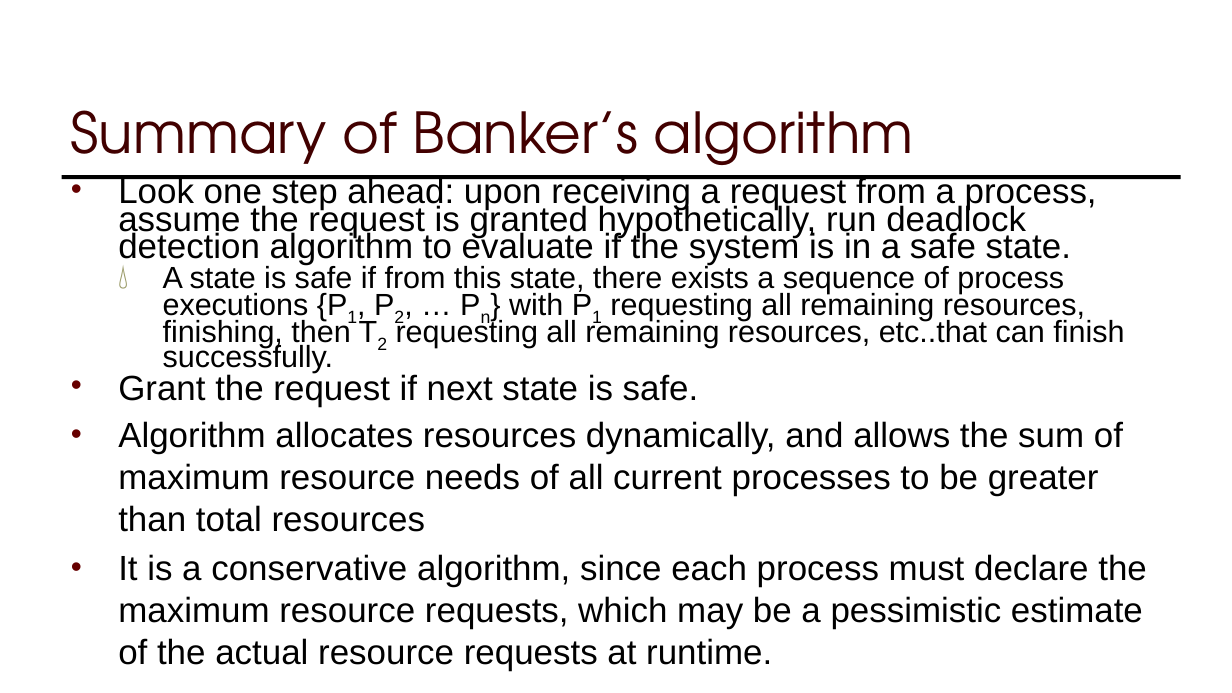
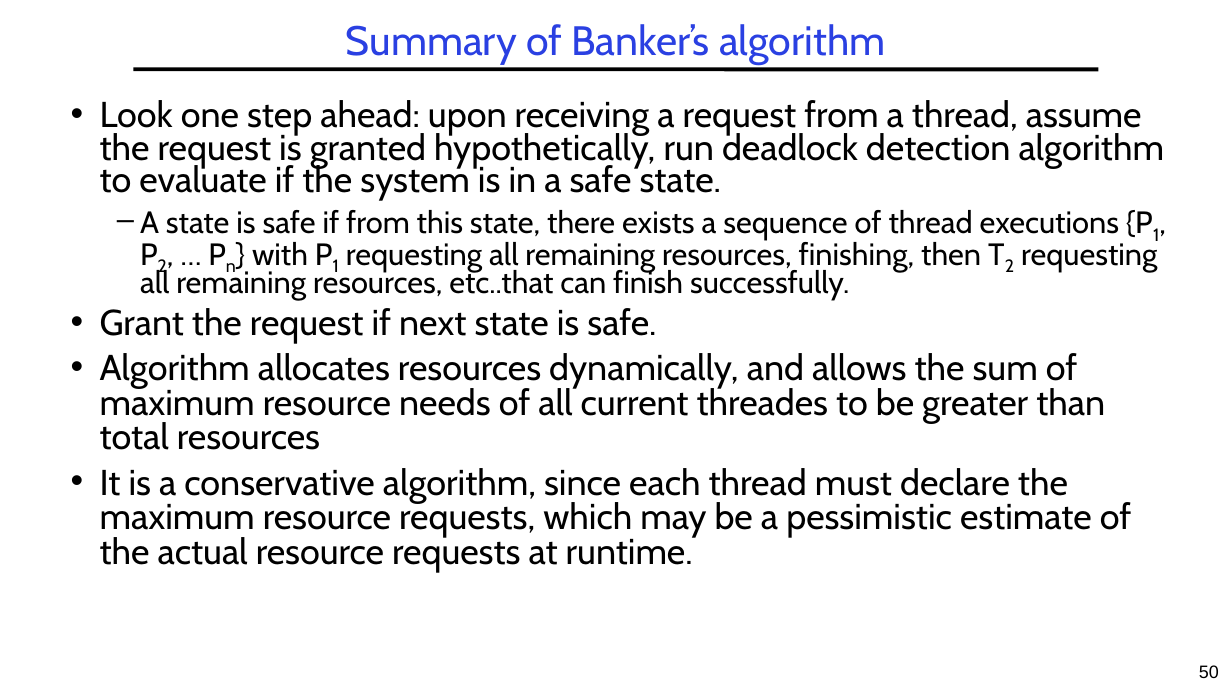
Before and after one commit to guhofstra/CSC256Fa25, a slide deck: slide 50 of PPTs/LXX Deadlocks.pptx (slide 60 before the commit). Drawn at 1232x693 pixels with LibreOffice and Linux fonts; fonts in the diff are those of the drawing. Boxes give left, top, right and bottom in pixels: in the first picture for what was removed or moved away, otherwise in the second. Text is boxed around its words. In the diff, an @@ line names an element or a change of style, - is before the commit and + after.

```diff
--- a/PPTs/LXX Deadlocks.pptx
+++ b/PPTs/LXX Deadlocks.pptx
@@ title "Summary of Banker’s algorithm": place and size @@
-title "Summary of Banker’s algorithm" at [71, 110, 914, 179]
+title "Summary of Banker’s algorithm" at [346, 24, 885, 65]
@@ title "Summary of Banker’s algorithm" at [346, 24, 885, 65]: size 44 to 32 pt, font TeX Gyre Adventor to Cabin, text colour #420000 to #2A40E2; alignment left to centre; line spacing 1 to 0.9; vertical alignment bottom to middle @@
@@ line moved from (1181, 177) - (62, 177) to (133, 69) - (1099, 69) @@
@@ text "Look one step ahead: upon ...": place and size @@
-text "Look one step ahead: upon ..." at [118, 175, 1147, 671]
+text "Look one step ahead: upon ..." at [100, 100, 1165, 572]
@@ text at [100, 100, 1165, 300]: text changed; size 23.8 to 24 pt; font Arial to Cabin @@
-• Look one step ahead: upon receiving a request from a process, assume the request is granted hypothetically, run deadlock detection algorithm to evaluate if the system is in a safe state.
-  💧 A state is safe if from this state, there exists a sequence of process executions {P1, P2, … Pn} with P1 requesting all remaining resources, finishing, then T2 requesting all remaining resources, etc..that can finish successfully.
+• Look one step ahead: upon receiving a request from a thread, assume the request is granted hypothetically, run deadlock detection algorithm to evaluate if the system is in a safe state.
+  – A state is safe if from this state, there exists a sequence of thread executions {P1, P2, … Pn} with P1 requesting all remaining resources, finishing, then T2 requesting all remaining resources, etc..that can finish successfully.
@@ text at [100, 308, 656, 344]: size 27.2 to 28 pt, font Arial to Cabin in "Grant the request if next state is ..."; indent changed; line spacing 0.65 to 0.75; more space between paragraphs @@
@@ text at [100, 353, 1131, 572]: text changed; size 27.2 to 28 pt; font Arial to Cabin @@
-• Algorithm allocates resources dynamically, and allows the sum of maximum resource needs of all current processes to be greater than total resources
-• It is a conservative algorithm, since each process must declare the maximum resource requests, which may be a pessimistic estimate of the actual resource requests at runtime.
+• Algorithm allocates resources dynamically, and allows the sum of maximum resource needs of all current threades to be greater than total resources
+• It is a conservative algorithm, since each thread must declare the maximum resource requests, which may be a pessimistic estimate of the actual resource requests at runtime.
@@ page number added at [1199, 665, 1219, 678], 14 pt, text #000000 @@
+50
```
Also in this commit, not shown: 49 other slides changed, 1 slide added, 11 slides removed, 4 other files.
